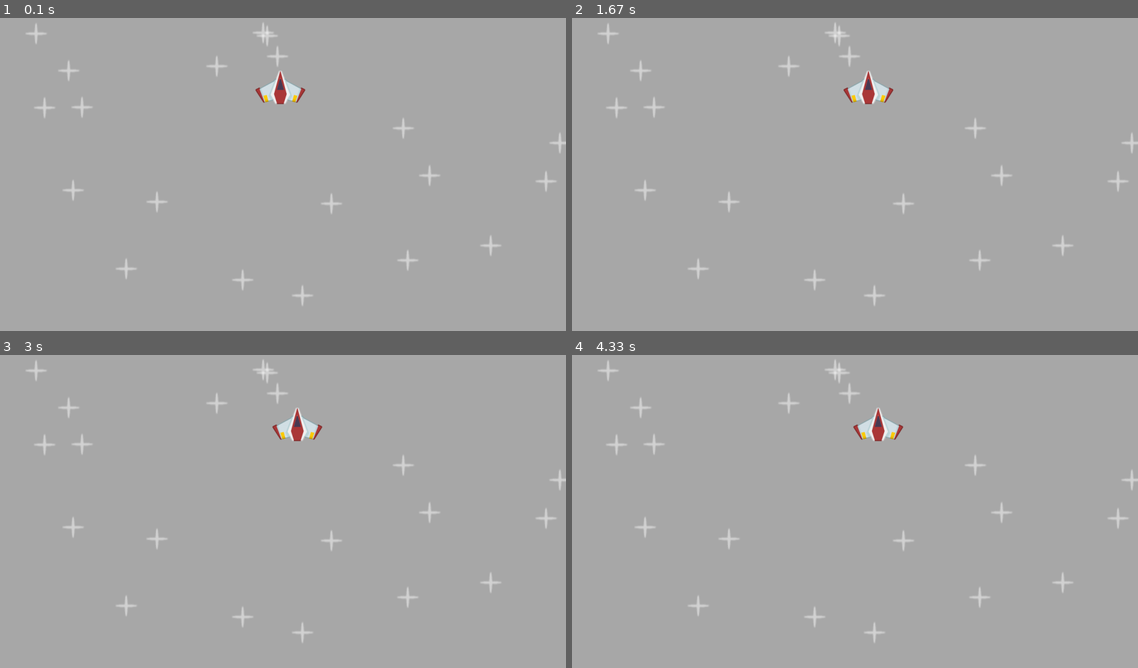
Above: before the commit, frames 1-4 (two rows, left to right).
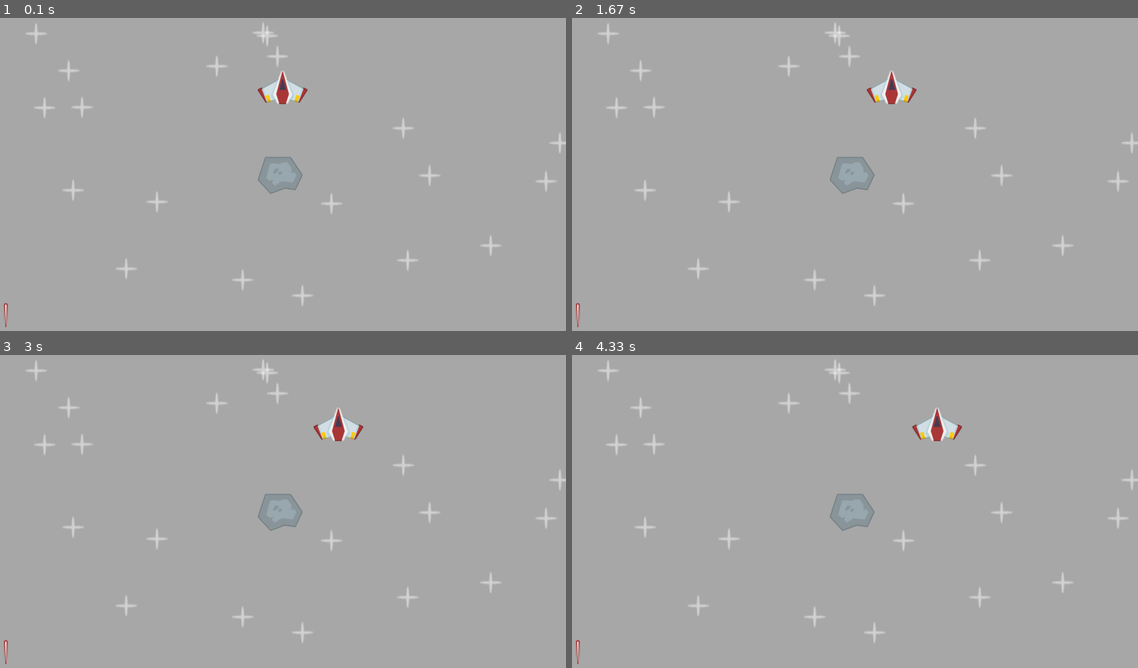
Above: after the commit, the same moments.

Repository: zehra-ozkan/pygame
Game: pygame game, started from spaceshift/main.py
The game is run twice, just before and just after one commit, with the same random seed, the same clock (stepped at 60 frames per second) and the same inputs.
Inputs:
- Up to frame 1 (0.1 s): no input
- Up to frame 2 (1.67 s): hold Right 0.33-0.8 s; hold Right 0.83-1.3 s; hold Left from 1.33 s (still down)
- Up to frame 3 (3 s): release Left at 1.87 s; hold Left 1.9-2.3 s; hold Right 2.33-2.97 s
- Up to frame 4 (4.33 s): hold Left 3-3.47 s; hold Right 3.5-3.97 s; hold Right from 4 s (still down)

The runs differ from the first frame. In frame 1, 0.8% of the frame differs, in the area x 0-55%, y 16-99%; in frame 2, 1.2%; in frame 3, 1.4%; in frame 4, 1.5%, in the area x 0-69%, y 16-99%.

Commit message:
exercise 3 completed

Diff:
--- a/spaceshift/main.py
+++ b/spaceshift/main.py
@@ -30,10 +30,18 @@
 
 star_surface = pygame.image.load(join('spaceshift','images', 'star.png')).convert_alpha()
 
+meteor_surface = pygame.image.load(join('spaceshift', 'images', 'meteor.png')).convert_alpha()
+meteor_rectangle = meteor_surface.get_frect(center=(WIDTH / 2, HEIGHT/2))
+
+laser_surface = pygame.image.load(join('spaceshift', 'images', 'laser.png')).convert_alpha()
+laser_rectangle = laser_surface.get_frect(bottomleft=(20, HEIGHT - 20))
+
 star_coordinates = []
 for i in range (20):
     star_coordinates.append((randrange(0, WIDTH), randrange(0, HEIGHT)))
 
+
+dir = 0.5
 while not exit:
     for event in pygame.event.get(): #this gets all the events in the pygame
         if event.type == pygame.QUIT:
@@ -52,9 +60,23 @@
     for i in star_coordinates:
         display_surface.blit(star_surface, i)#putting one surface on another surface
 
+    display_surface.blit(meteor_surface, meteor_rectangle)
+    display_surface.blit(laser_surface, laser_rectangle)
     #display_surface.blit(player_surf, (surface_x, 5))#putting one surface on another surface
+
+    #bounce from left to right
+    if player_rect.right >= WIDTH:
+        dir = -0.5
+    if player_rect.left <=0:
+        print("come herdddddddddddddddddddddddddddddddddddde")
+        dir = 0.5
+
+    print(dir)
+    player_rect.right = player_rect.right + dir
+
     display_surface.blit(player_surf, player_rect)#putting one surface on another surface
     player_rect.bottom = 200
+
     pygame.display.update()
 
 #ensures that the game will close properly, safety net
